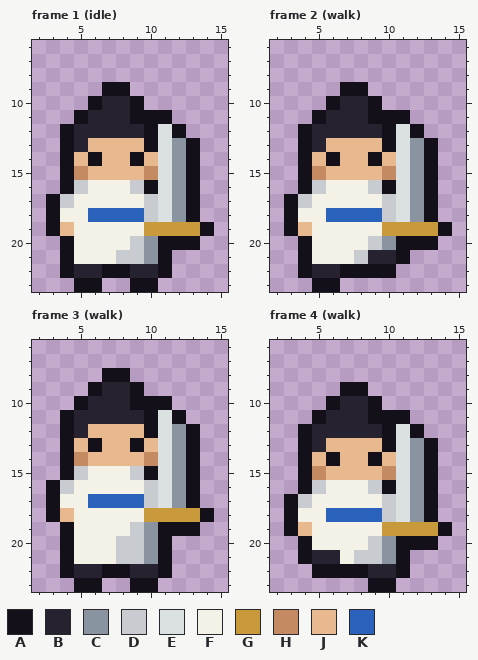
Edited in one commit: pixel-art file (art/bodies/orthodox.aseprite). The picture above is the old version.
16x24 pixels, 42 frames. Colours within 5 levels of each other are drawn and written as one. Shown: frame 1 (idle): x 2..15, y 6..23; frame 2 (walk): x 2..15, y 6..23; frame 3 (walk): x 2..15, y 6..23; frame 4 (walk): x 2..15, y 6..23. The commit also changed other frames, which this record leaves out.
Palette (. is transparent): A #14101a  B #26222f  C #8a94a0  D #c8ccd0  E #dbe0e1  F #f4f1e6  G #c99a3c  H #c48a62  J #e8b98e  K #2b62bc
The same view after the edit:
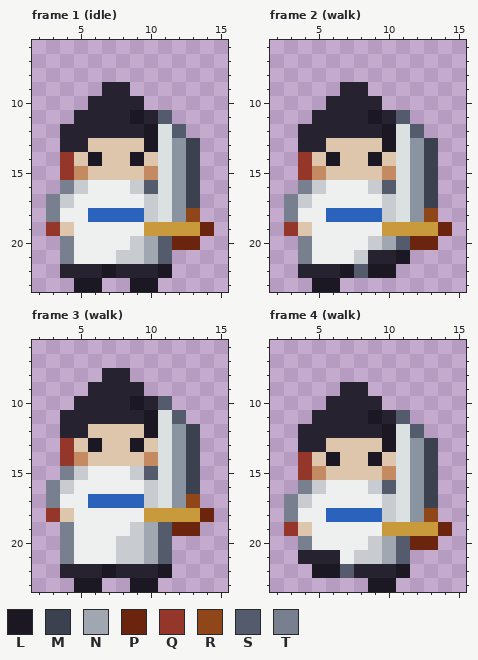
Colours new in this view: L #1b1823  M #3c414f  N #a0a7b0  P #6b250f  Q #94372a  R #8f4619  S #545b6d  T #788090
Difference:
colour F: #f4f1e6 -> #eef0f0
colour J: #e8b98e -> #ddc6ac
Changed rows in their new state; - is a pixel that keeps its letter.
Frame 1 (idle):
first column x 3:
 9 ----BB------
10 ---B--B-----
11 --B---LBS---
12 -B-----L-S--
13 -B-----L--M-
14 -Q-L--L---M-
15 -Q--------M-
16 -T-----S--M-
17 T---------M-
18 T---------R-
19 Q----------P
20 -T-----NSPP-
21 -T-----NS---
22 -B--LB--L---
23 --LL--LL----
Frame 2 (walk):
first column x 3:
 9 ----BB------
10 ---B--B-----
11 --B---LBS---
12 -B-----L-S--
13 -B-----L--M-
14 -Q-L--L---M-
15 -Q--------M-
16 -T-----S--M-
17 T---------M-
18 T---------R-
19 Q----------P
20 -T-----NSPP-
21 -T------L---
22 -B--LSLL----
23 --LL--------
Frame 3 (walk):
first column x 3:
 8 ----BB------
 9 ---B--B-----
10 --B---LBS---
11 -B-----L-S--
12 -B-----L--M-
13 -Q-L--L---M-
14 -Q--------M-
15 -T-----S--M-
16 T---------M-
17 T---------R-
18 Q----------P
19 -T-----NSPP-
20 -T-----NS---
21 -T-----NS---
22 -B--LB--L---
23 --LL--LL----
Frame 4 (walk):
first column x 3:
 9 ----BB------
10 ---B--B-----
11 --B---LBS---
12 -B-----L-S--
13 -B-----L--M-
14 -Q-L--L---M-
15 -Q--------M-
16 -T-----S--M-
17 T---------M-
18 T---------R-
19 Q----------P
20 -T-----NSPP-
21 -B-----NS---
22 --LLSB--L---
23 ------LL----
Pixel boxes of the changes (left, top, right, bottom) in both pictures:
changed: (46, 82, 214, 292)
changed: (284, 82, 452, 292)
changed: (46, 368, 214, 592)
changed: (284, 382, 452, 592)
